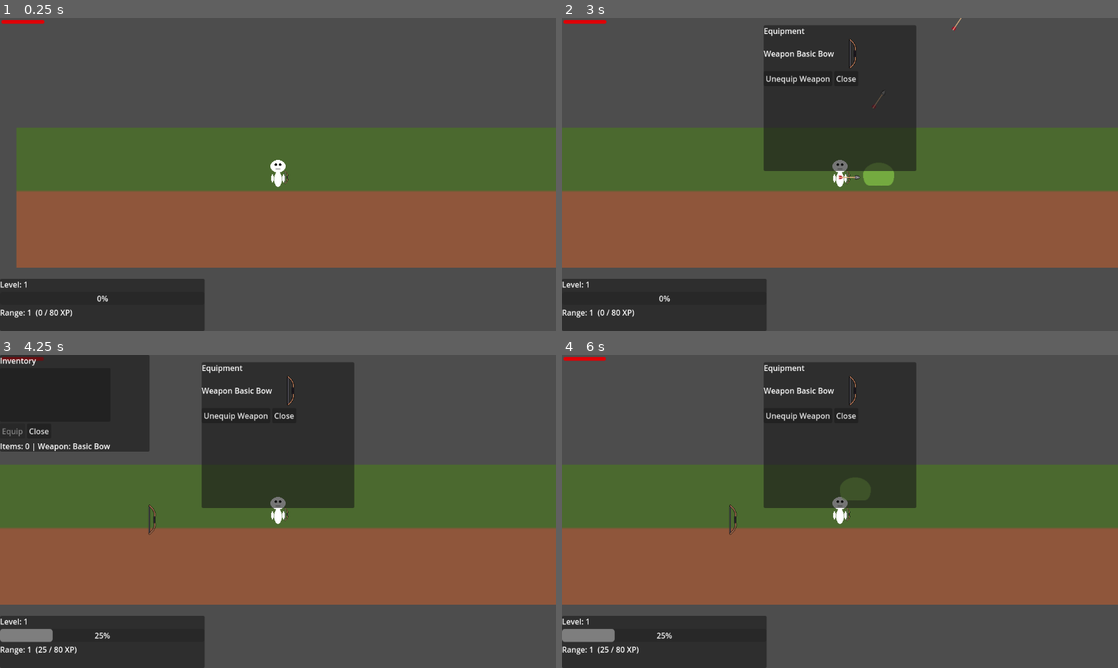
Above: before the commit, frames 1-4 (two rows, left to right).
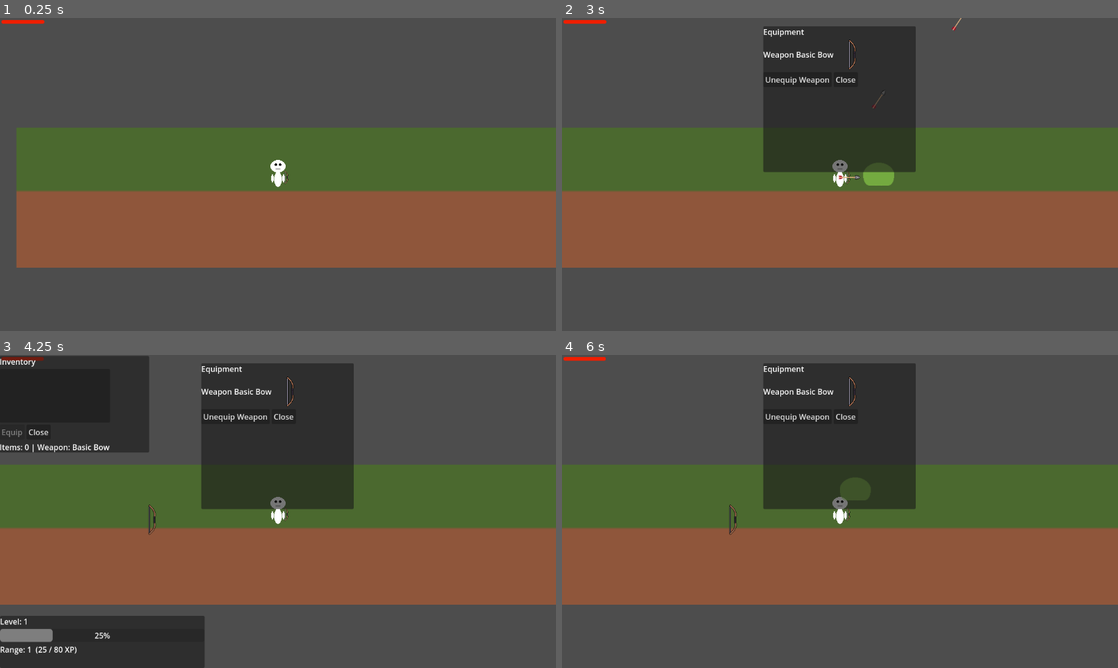
Above: after the commit, the same moments.

Repository: IcyOtter/Survivor-Wave-Like
Game: Godot game, scene res://scenes/world.tscn
Same seed, same stepped clock (60 frames per second), same inputs: the game is played once before the commit and once after it.
Inputs (mouse positions are in pixels of both pictures, inside the frame that each line leads up to):
- Up to frame 1 (0.25 s): no input
- Up to frame 2 (3 s): tap Enter at 0.5 s; move the mouse to (962, 158) at 0.52 s; hold D (move_right) 0.53-2.03 s; click (962, 158) at 0.6 s; tap Space (jump) at 0.77, 1.52 s; move the mouse to (728, 190) at 1.27 s; tap E (interact) at 1.35 s; move the mouse to (895, 105) at 2.02 s; hold A (move_left) 2.03-2.78 s; tap S (toggle_autofire) at 2.1 s; move the mouse to (812, 237) at 2.77 s; hold D (move_right) from 2.78 s (still down); tap C (toggle_equipment) at 2.85 s; click (812, 237) at 2.92 s
- Up to frame 3 (4.25 s): keep holding D (move_right); tap Space (jump) at 3.02, 3.77 s; move the mouse to (444, 558) at 3.52 s; click (444, 558) at 3.6 s; tap Tab (toggle_inventory) at 4.15 s
- Up to frame 4 (6 s): move the mouse to (673, 464) at 4.27 s; release D (move_right) at 4.28 s; hold A (move_left) 4.28-5.03 s; tap E (interact) at 4.35 s; tap Space (jump) at 4.52 s; tap Escape (ui_cancel) at 4.9 s; move the mouse to (867, 511) at 5.02 s; hold D (move_right) 5.03-5.78 s; tap S (toggle_autofire) at 5.1 s; click (867, 511) at 5.17 s; move the mouse to (756, 433) at 5.77 s; hold A (move_left) from 5.78 s (still down); tap C (toggle_equipment) at 5.85 s

The runs differ from the first frame. In frame 1, 6.1% of the frame differs, in the area x 0-37%, y 0-100%; in frame 2, 6.9%, in the area x 0-64%, y 0-100%; in frame 3, 1.4%; in frame 4, 6.9%.

Commit message:
- Made changes to stat hud (LevelHUD)

Diff:
--- a/scenes/LevelHUD.gd
+++ b/scenes/LevelHUD.gd
@@ -1,5 +1,6 @@
 extends CanvasLayer
 
+@onready var panel: Control = $Panel
 @onready var total_label: Label = $Panel/VBox/TotalLabel
 @onready var total_xp_bar: ProgressBar = $Panel/VBox/TotalXPBar
 @onready var range_label: Label = $Panel/VBox/RangeLabel
@@ -10,6 +11,13 @@
 var _range_xp: int = 0
 
 func _ready() -> void:
+	# Start hidden so it behaves like the inventory (optional)
+	panel.visible = false
+
+	# Make sure input still works when paused/menus are open if you use pause later
+	process_mode = Node.PROCESS_MODE_ALWAYS
+	set_process(true)
+
 	if not Progression.total_changed.is_connected(_on_total_changed):
 		Progression.total_changed.connect(_on_total_changed)
 
@@ -23,16 +31,29 @@
 
 	_refresh()
 
+func _process(_delta: float) -> void:
+	# Toggle with the same action as inventory (Tab)
+	if Input.is_action_just_pressed("toggle_inventory"):
+		panel.visible = not panel.visible
+		if panel.visible:
+			_refresh()
+
+	# Optional: allow Esc to close if open
+	if panel.visible and Input.is_action_just_pressed("ui_cancel"):
+		panel.visible = false
+
 func _on_total_changed(total_level: int, total_xp: int) -> void:
 	_total_level = total_level
 	_total_xp = total_xp
-	_refresh()
+	if panel.visible:
+		_refresh()
 
 func _on_skill_changed(skill_id: String, level: int, xp: int) -> void:
 	if skill_id == "range":
 		_range_level = level
 		_range_xp = xp
-		_refresh()
+		if panel.visible:
+			_refresh()
 
 func _refresh() -> void:
 	var req: int = Progression.xp_to_next_total(_total_level)
--- a/scenes/LevelHUD.tscn
+++ b/scenes/LevelHUD.tscn
@@ -25,6 +25,3 @@
 
 [node name="RangeLabel" type="Label" parent="Panel/VBox"]
 layout_mode = 2
-
-[node name="PointsLabel" type="Label" parent="Panel/VBox"]
-layout_mode = 2
--- a/scenes/world.tscn
+++ b/scenes/world.tscn
@@ -19,11 +19,14 @@
 bg_color = Color(1, 0, 0, 0)
 
 [sub_resource type="StyleBoxFlat" id="StyleBoxFlat_qfnet"]
-bg_color = Color(0.8745098, 0, 0.023529412, 1)
+bg_color = Color(0.9411765, 0.11764706, 0, 1)
 corner_radius_top_left = 20
 corner_radius_top_right = 20
 corner_radius_bottom_right = 20
 corner_radius_bottom_left = 20
+
+[sub_resource type="StyleBoxFlat" id="StyleBoxFlat_4mrxx"]
+bg_color = Color(0.39215687, 0.8862745, 0.1254902, 1)
 
 [node name="World" type="Node2D"]
 
@@ -82,13 +85,25 @@
 theme_override_styles/fill = SubResource("StyleBoxFlat_qfnet")
 show_percentage = false
 
+[node name="PlayerXPBar" type="ProgressBar" parent="Player/Camera2D/UI"]
+offset_left = 3.0
+offset_top = 20.0
+offset_right = 92.0
+offset_bottom = 28.0
+theme_override_styles/background = SubResource("StyleBoxFlat_71j4m")
+theme_override_styles/fill = SubResource("StyleBoxFlat_4mrxx")
+show_percentage = false
+
 [node name="HUD" type="Control" parent="Player/Camera2D/UI"]
 layout_mode = 3
 anchors_preset = 0
-offset_right = 1151.0
-offset_bottom = 399.0
+offset_left = -1.0
+offset_top = 2.0
+offset_right = 1150.0
+offset_bottom = 401.0
 
 [node name="InventoryPanel" type="Panel" parent="Player/Camera2D/UI/HUD"]
+visible = false
 layout_mode = 1
 offset_right = 310.0
 offset_bottom = 200.0
--- a/scripts/Player/PlayerUI.gd
+++ b/scripts/Player/PlayerUI.gd
@@ -1,12 +1,11 @@
 extends CanvasLayer
 
+# Player Health Bar UI
 @onready var health_bar: ProgressBar = $PlayerHealthBar
-
 
 func _ready() -> void:
 	health_bar.visible = true
 	health_bar.min_value = 0
-
 	call_deferred("_bind_player")
 
 
Not shown: 1 places in scenes/world.tscn that only renumber resources
